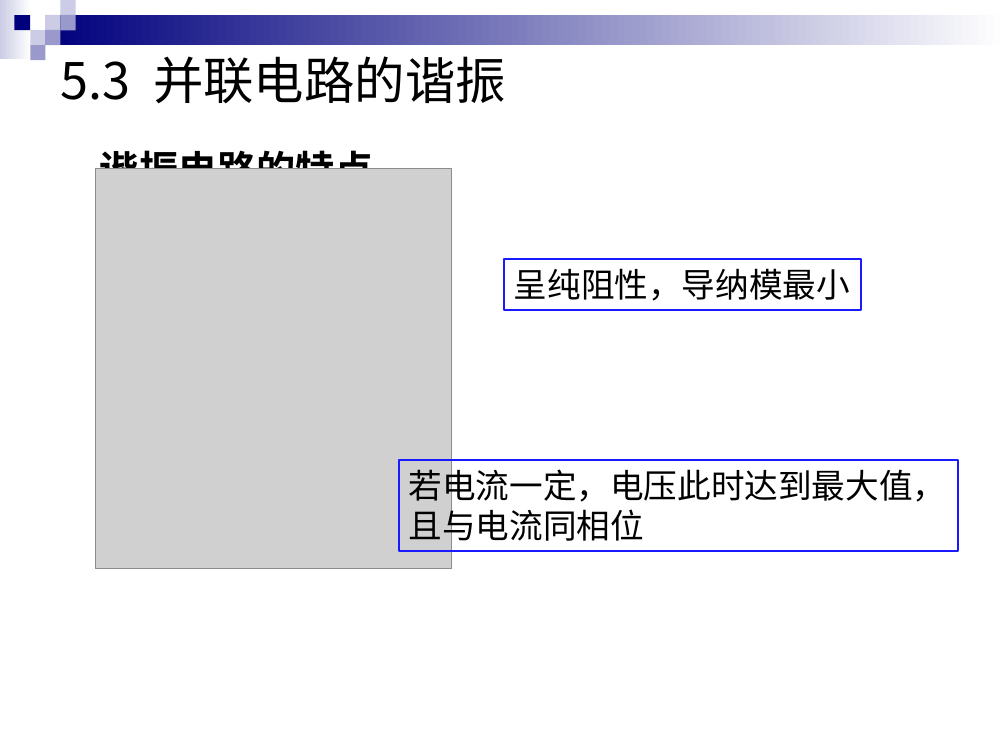
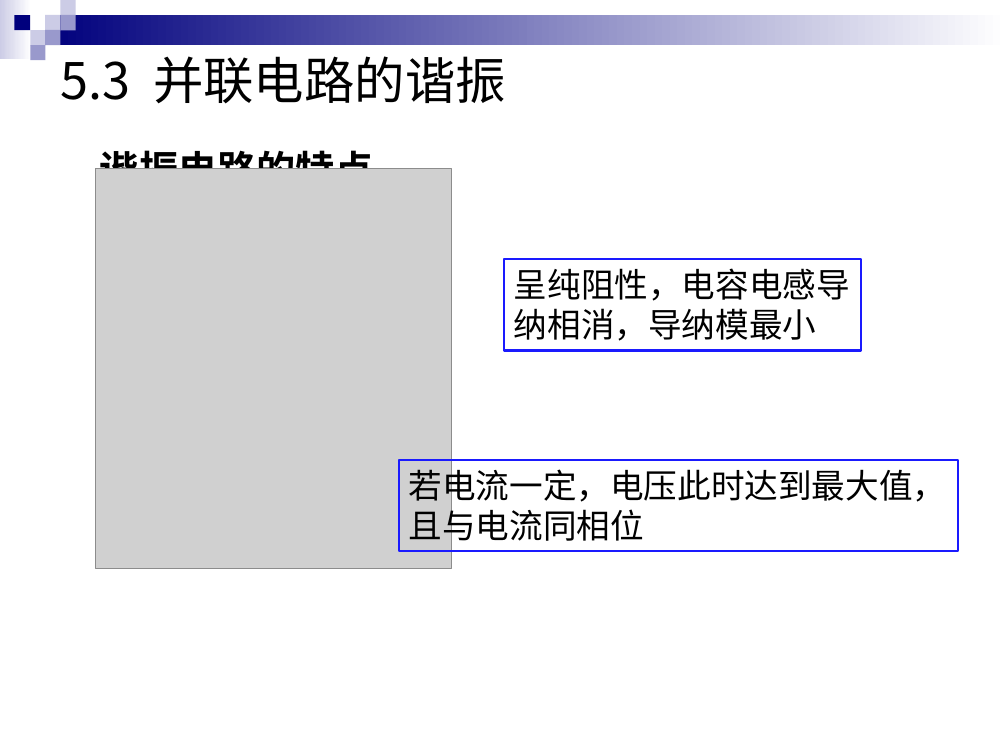
Before and after one commit to HITSZ-OpenAuto/EE1011A, a slide deck: slide 25 of materials/2022暑期电路补习（全9讲）资料/电路复习5 频率特性和谐振现象/电路复习5.pptx. Drawn at 1008x756 pixels with LibreOffice and Linux fonts; fonts in the diff are those of the drawing; grey boxes stand for pictures. Boxes give left, top, right and bottom in pixels: in the first picture for what was removed or moved away, otherwise in the second. Text is boxed around its words. In the diff, an @@ line names an element or a change of style, - is before the commit and + after.

```diff
--- a/materials/2022暑期电路补习（全9讲）资料/电路复习5 频率特性和谐振现象/电路复习5.pptx
+++ b/materials/2022暑期电路补习（全9讲）资料/电路复习5 频率特性和谐振现象/电路复习5.pptx
@@ rectangle "呈纯阻性，电容电感导纳相消，导纳模最小": place and size @@
-rectangle "呈纯阻性，电容电感导纳相消，导纳模最小" at (504, 259, 861, 309)
+rectangle "呈纯阻性，电容电感导纳相消，导纳模最小" at (504, 259, 861, 351)
@@ text in rectangle at (514, 268, 850, 341): text changed @@
-呈纯阻性，导纳模最小
+呈纯阻性，电容电感导纳相消，导纳模最小
```
Also in this commit, not shown: 7 other slides changed, 4 slides added, 4 slides removed, 1 other file.
